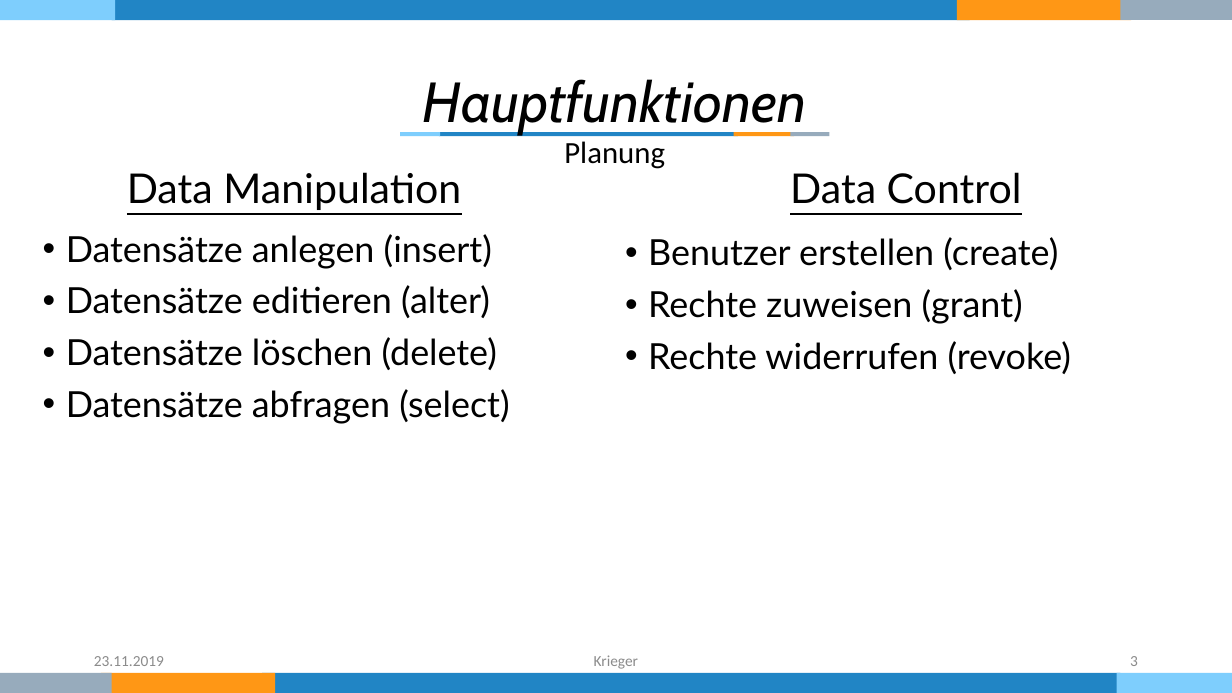
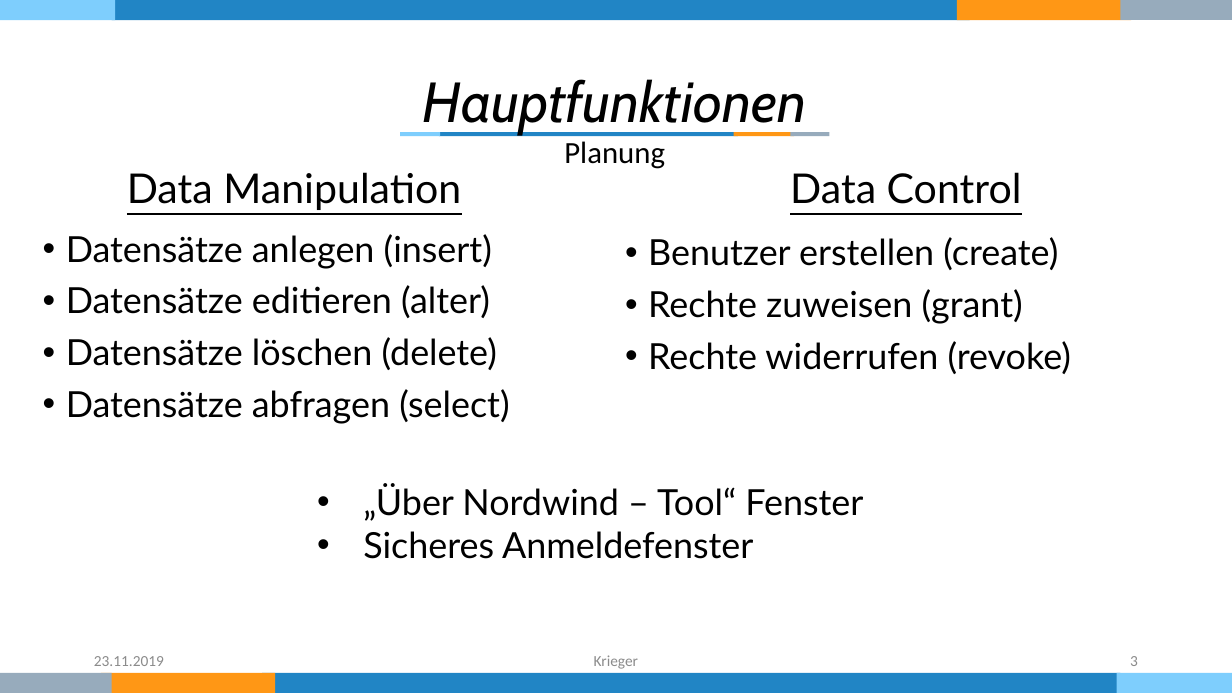
Before and after one commit to KriegersBlog/nordwind-tool, a slide deck: slide 3 of Dokumentation/Präsentation.pptx. Drawn at 1232x693 pixels with LibreOffice and Linux fonts; fonts in the diff are those of the drawing. Boxes give left, top, right and bottom in pixels: in the first picture for what was removed or moved away, otherwise in the second. Text is boxed around its words. In the diff, an @@ line names an element or a change of style, - is before the commit and + after.

```diff
--- a/Dokumentation/Präsentation.pptx
+++ b/Dokumentation/Präsentation.pptx
@@ text added at box(363, 484, 863, 559), 28 pt, text #000000 @@
+• „Über Nordwind – Tool“ Fenster
+• Sicheres Anmeldefenster
```
Also in this commit, not shown: 3 other slides changed.
